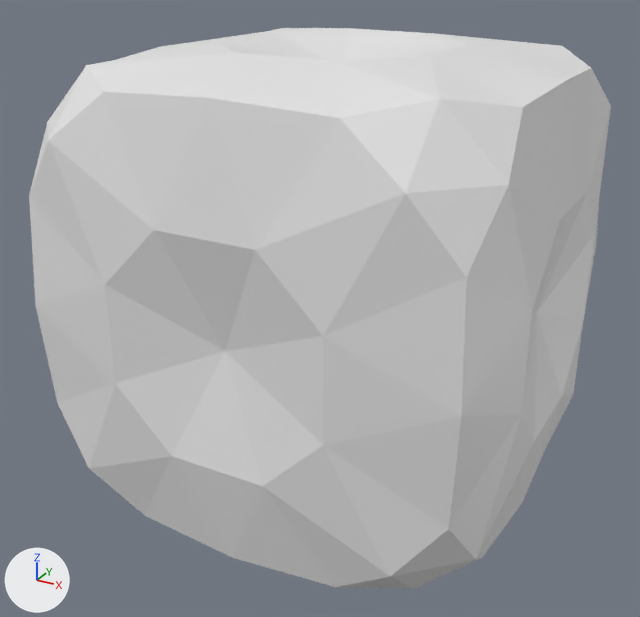
A saved change to the Blender file Assets/Models/MapObject/Rock.blend.
One viewpoint serves both versions: a camera (50 mm lens) standing at (1.9, -3.66, 1.61) and looking at (-0.05, -0.11, -0.16). Arrows for +X, +Y and +Z are at lower left; the lights stay in place.

Names of what the first picture shows: 'Rock'.
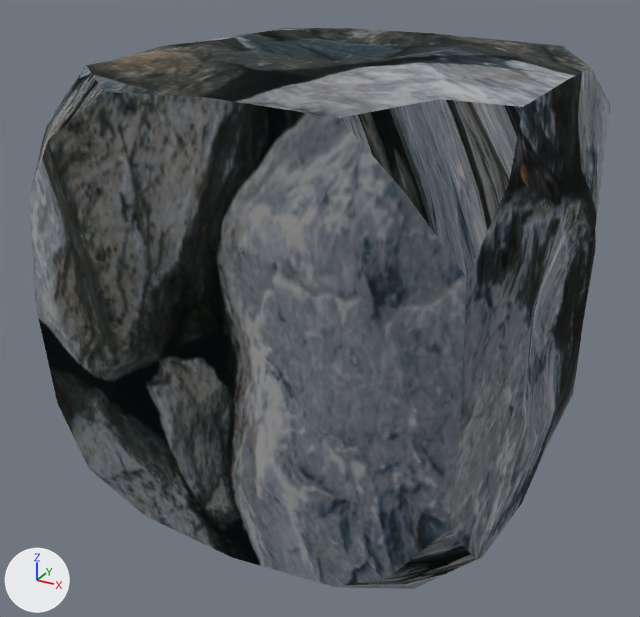
Changed parts and their boxes (x1, y1, x2, y2) in the pictures (640 x 617 px):
'Rock', recoloured
    both: (29, 28, 611, 589)

The change, as a diff of the scene's bpy script:
```diff
--- a/Assets/Models/MapObject/Rock.blend.py
+++ b/Assets/Models/MapObject/Rock.blend.py
@@ img_juntexture14961496_jpg @@
+img_juntexture14961496_jpg = load_image('juntexture14961496.jpg', 'Textures/juntexture14961496.jpg', 3024, 4032, 'sRGB')
@@ mat_マテリアル @@
+mat_マテリアル = principled_material('マテリアル')
+mat_マテリアル.texture = img_juntexture14961496_jpg
+mat_マテリアル.metallic = 1.0
+mat_マテリアル.roughness = 1.0
@@ me_rock @@
 me_rock.from_pydata(...)  # 114 vertices, 224 faces; spans x -1.11..1.11, y -1.11..1.11, z -1.11..1.11
+me_rock.materials.append(mat_マテリアル)  # picture img_juntexture14961496_jpg
```
